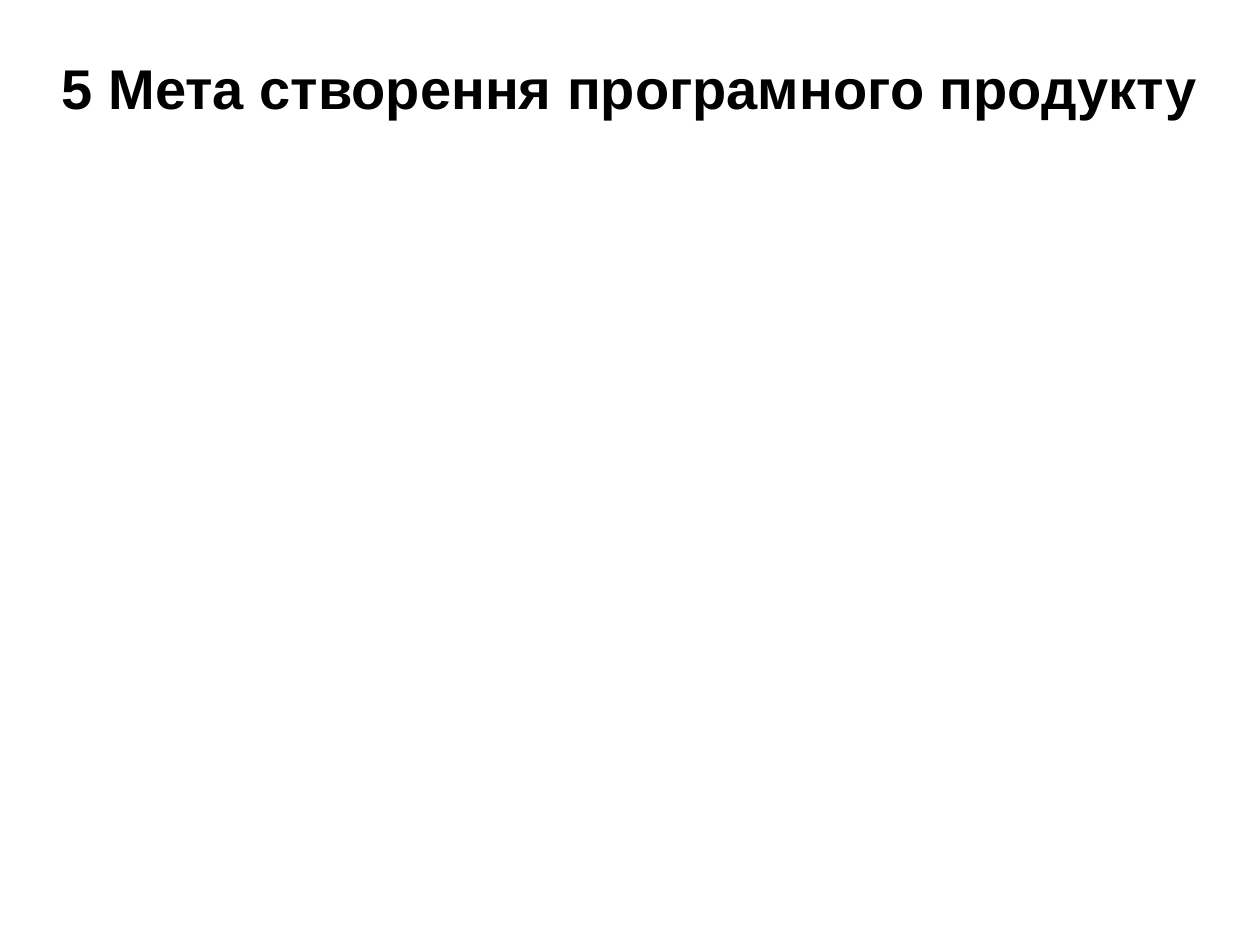
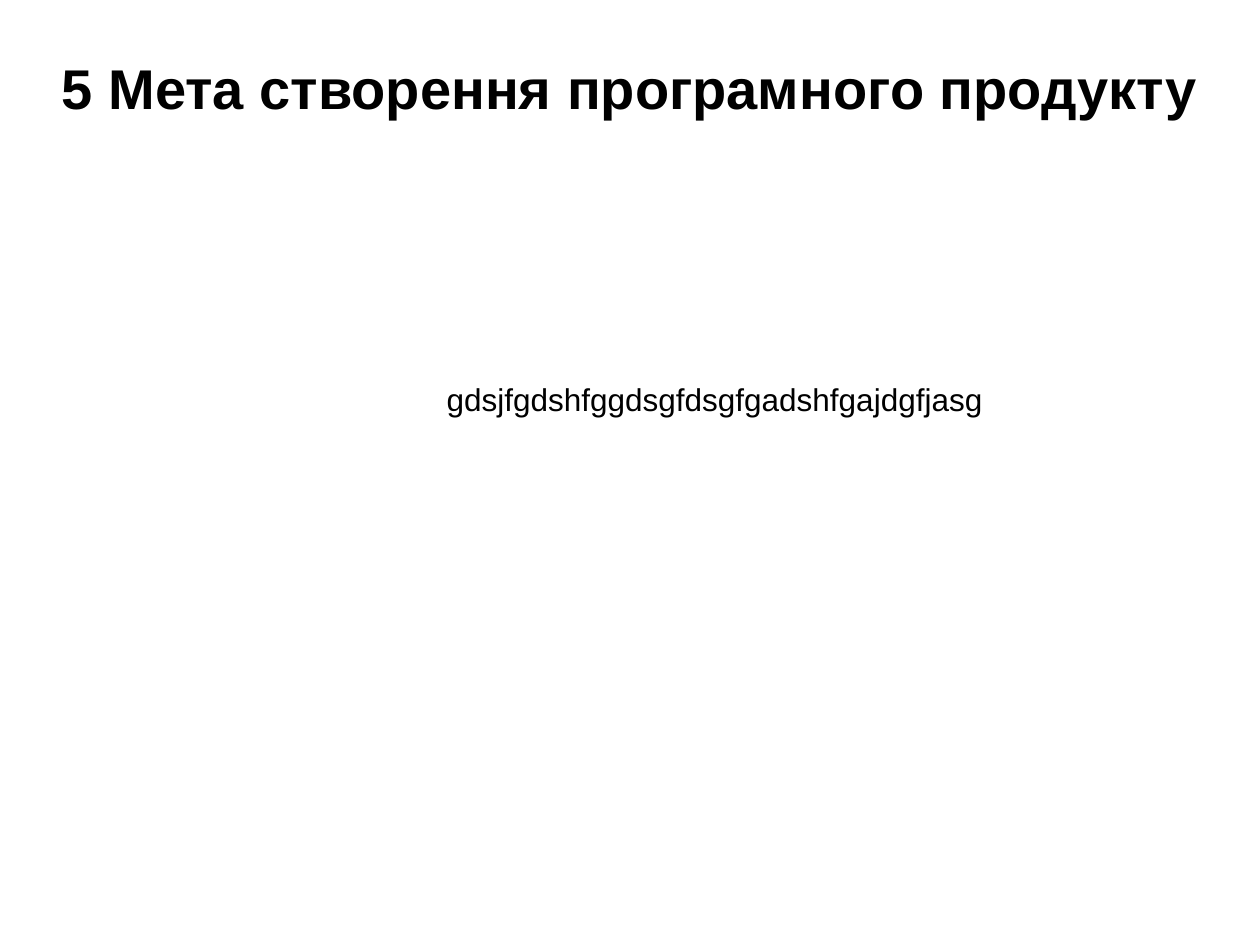
Before and after one commit to elxaz/kursa4AI, a slide deck: slide 6 of SW_Practice_1_example.ppt. Drawn at 1260x945 pixels with LibreOffice and Linux fonts; fonts in the diff are those of the drawing. Boxes give left, top, right and bottom in pixels: in the first picture for what was removed or moved away, otherwise in the second. Text is boxed around its words. In the diff, an @@ line names an element or a change of style, - is before the commit and + after.

```diff
--- a/SW_Practice_1_example.ppt
+++ b/SW_Practice_1_example.ppt
@@ text added at [447, 388, 983, 417], 18 pt, text #000000 @@
+gdsjfgdshfggdsgfdsgfgadshfgajdgfjasg
```
